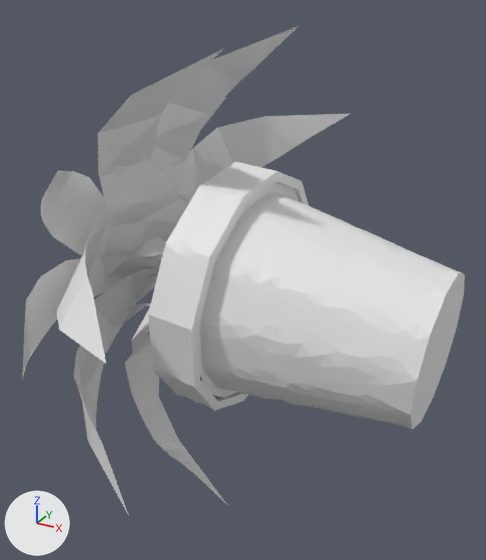
The OBJ model datasets/dataset_snippet_medium_normalized/PlantIndoors/m1030.obj: old version first, new version second.
Camera for both pictures: a camera (50 mm lens) standing at (0.569, -1.048, 0.542) and looking at (-0.004, -0.006, 0.021). Every picture has the same lights, and +X, +Y and +Z are marked at lower left. Where no turn or scale is listed for an object, it has been applied to the vertices.

Before the edit, the objects in view are built like this:
```python
me_m1030 = bpy.data.meshes.new('m1030')
me_m1030.from_pydata(...)  # 5590 vertices, 10132 faces; spans x -0.311..0.389, y -0.439..0.466, z -0.512..0.478
ob_m1030 = bpy.data.objects.new('m1030', me_m1030)
ob_m1030.location = (0.0, 0.0, 0.0)
```
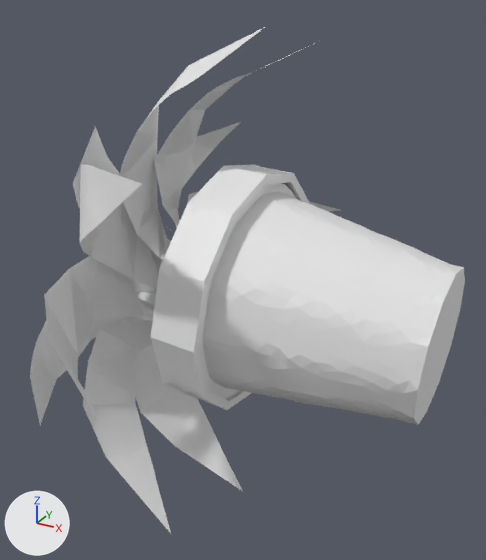
Location of each change, [x1, y1, x2, y2] in pixels of the pictures (486 x 560 px; the box of a moved part takes in the faces that stretch with it):
'm1030', reshaped
    before: [22, 26, 465, 516]
    after: [30, 27, 465, 533]
part 1 of me_m1030, moved or reshaped
    before: [198, 182, 299, 397]
    after: [200, 183, 296, 399]
part 2 of me_m1030, rebuilt (7% narrower, 15% taller)
    before: [57, 220, 178, 363]
    after: [44, 256, 157, 421]
part 3 of me_m1030, rebuilt
    before: [78, 266, 160, 516]
    after: [83, 317, 171, 533]
part 4 of me_m1030, rebuilt
    before: [98, 49, 223, 256]
    after: [119, 27, 265, 260]
part 5 of me_m1030, rebuilt
    before: [151, 26, 298, 204]
    after: [154, 47, 306, 226]
part 6 of me_m1030, rebuilt (not visible before)
    after: [188, 191, 340, 212]
part 7 of me_m1030, rebuilt
    before: [185, 114, 349, 191]
    after: [176, 122, 241, 228]
part 8 of me_m1030, rebuilt
    before: [125, 330, 227, 504]
    after: [134, 333, 243, 491]
part 9 of me_m1030, rebuilt (not visible afterwards)
    before: [131, 308, 150, 351]
part 10 of me_m1030, rebuilt
    before: [41, 171, 166, 269]
    after: [73, 127, 172, 248]
part 11 of me_m1030, rebuilt (not visible afterwards)
    before: [74, 303, 151, 428]
part 12 of me_m1030, added
    after: [80, 165, 171, 289]
part 13 of me_m1030, added
    after: [30, 292, 156, 425]
part 14 of me_m1030, moved or reshaped
    before: [22, 97, 465, 429]
    after: [151, 165, 465, 425]

Edits to the bpy script that builds the scene:
```text
Change me_m1030:
    used by ob_m1030; location = (0.0, 0.0, 0.0)
    remove me_m1030.from_pydata(...)  # 5590 vertices, 10132 faces; spans x -0.311..0.389, y -0.439..0.466, z -0.512..0.478
    add me_m1030.from_pydata(...)  # 5441 vertices, 9846 faces; spans x -0.309..0.388, y -0.468..0.442, z -0.514..0.482
    me_m1030 part 1: the loose piece of 343 vertices spanning x 0.004..0.039, y -0.21..0.217, z -0.214..0.213 is multiplied about its middle by the matrix ((-0.988, 0.022, 0.15), (-0.013, -0.998, 0.061), (0.151, 0.058, 0.987)), then moved by (0.0, -0.007, 0.0)
    me_m1030 part 2: the loose piece of 250 vertices spanning x -0.241..0.07, y -0.439..0.049, z -0.006..0.139 is rebuilt with 236 vertices and now spans x -0.234..0.057, y -0.468..0.018, z -0.069..0.087
    me_m1030 part 3: the loose piece of 246 vertices spanning x -0.249..0.066, y -0.391..0.014, z -0.252..0.067 is rebuilt with 235 vertices and now spans x -0.244..0.057, y -0.28..0.045, z -0.385..0.021
    me_m1030 part 4: the loose piece of 246 vertices spanning x -0.227..0.068, y -0.172..0.053, z 0.008..0.459 is rebuilt with 230 vertices and now spans x -0.223..0.065, y -0.109..0.035, z -0.002..0.482
    me_m1030 part 5: the loose piece of 246 vertices spanning x -0.223..0.066, y -0.021..0.13, z -0.007..0.478 is rebuilt with 229 vertices and now spans x -0.227..0.067, y -0.051..0.199, z 0.007..0.448
    me_m1030 part 6: the loose piece of 241 vertices spanning x -0.233..0.057, y -0.021..0.466, z -0.08..0.08 is rebuilt with 234 vertices and now spans x -0.239..0.069, y -0.044..0.442, z -0.016..0.125
    me_m1030 part 7: the loose piece of 240 vertices spanning x -0.222..0.061, y -0.019..0.384, z -0.041..0.282 is rebuilt with 116 vertices and now spans x -0.287..-0.019, y 0.04..0.304, z 0.02..0.257
    me_m1030 part 8: the loose piece of 239 vertices spanning x -0.255..0.056, y -0.098..0.057, z -0.512..-0.025 is rebuilt with 233 vertices and now spans x -0.253..0.057, y -0.065..0.079, z -0.514..-0.028
    me_m1030 part 9: the loose piece of 128 vertices spanning x -0.307..-0.031, y -0.028..0.149, z -0.372..-0.063 is rebuilt with 120 vertices and now spans x -0.309..-0.026, y 0.008..0.2, z -0.321..-0.043
    me_m1030 part 10: the loose piece of 124 vertices spanning x -0.288..-0.026, y -0.286..-0.037, z 0.025..0.277 is rebuilt with 124 vertices and now spans x -0.277..-0.02, y -0.196..0.011, z 0.041..0.335
    me_m1030 part 11: the loose piece of 124 vertices spanning x -0.311..-0.034, y -0.217..-0.009, z -0.306..-0.038 is rebuilt with 119 vertices and now spans x -0.307..-0.03, y -0.162..0.023, z -0.365..-0.064
    me_m1030 part 12: a new loose piece of 235 vertices spanning x -0.225..0.06, y -0.366..0.021, z -0.038..0.305
    me_m1030 part 13: a new loose piece of 119 vertices spanning x -0.296..-0.027, y -0.367..-0.056, z -0.159..-0.004
    me_m1030 part 14: 2788 vertices removed from x -0.302..0.389, y -0.391..0.235, z -0.236..0.324; 2520 vertices added at x -0.074..0.388, y -0.235..0.239, z -0.237..0.242
```
